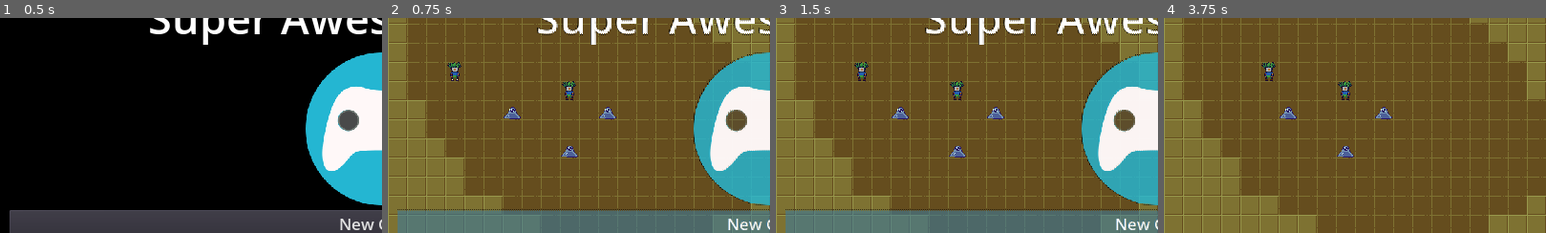
Above: before the commit, frames 1-4 (left to right).
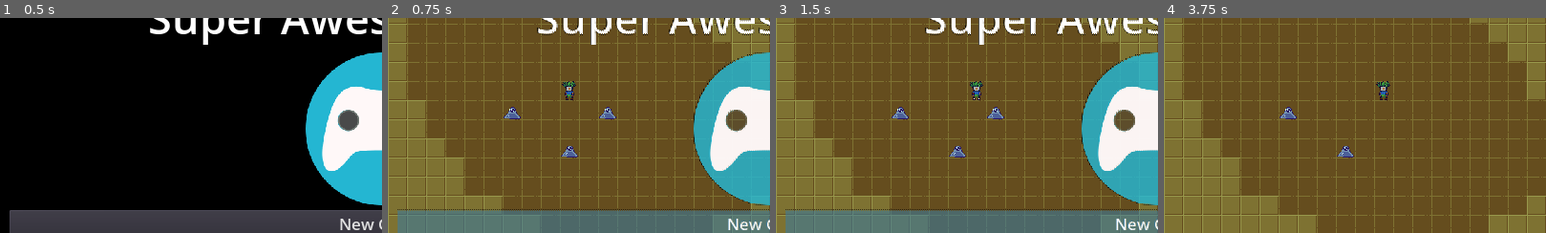
Above: after the commit, the same moments.

Repository: deengames-prototypes/github-game-off-2022
Game: Godot game, scene res://contexts/pregame/scenes/GameLoaderScene.tscn
Same seed, same stepped clock (60 frames per second), same inputs: the game is played once before the commit and once after it.
Inputs:
- Up to frame 1 (0.5 s): no input
- Up to frame 2 (0.75 s): click "New Game" at 0.5 s
- Up to frame 3 (1.5 s): tap Enter at 1.25 s; hold Right (ui_right) from 1.28 s (still down)
- Up to frame 4 (3.75 s): tap Space at 2, 3.5 s; release Right (ui_right) at 2.03 s; hold Down (ui_down) 2.03-2.78 s; tap Enter at 2.75 s; hold Right (ui_right) 2.78-3.53 s; hold Up (ui_up) from 3.53 s (still down)
The pictures show only the part of the screen within x 0-50%, y 21-71%; the shares and areas given below are measured in that part.

Frame 1 is identical in both runs. In frame 2, 0.2% of the frame differs, in the area x 15-20%, y 20-30%; in frame 3, 0.6%; in frame 4, 0.7%, in the area x 25-60%, y 20-48%.

Commit message:
Rewire control flow

Diff:
--- a/source/contexts/core/DungeonLevelScene.gd
+++ b/source/contexts/core/DungeonLevelScene.gd
@@ -1,34 +1,26 @@
 extends Node2D
 
-signal move_player(displacement)
+const PlayerController = preload("res://contexts/core/servers/PlayerController.gd")
 
 onready var _entities_tile_map = $Entities
 onready var _terrain_tile_map = $Terrain
 
+onready var _player_controller = PlayerController.new(_player, _terrain_tile_map)
+
 var _entities_by_name = {}
-var _player: Player = Player.new()
-
-var _player_controller = preload("res://contexts/core/servers/PlayerController.gd").new(_player)
-var _input_system = preload("res://contexts/core/servers/InputSystem.gd").new()
+var _player:Player = Player.new()
 
 func _ready():
-	_input_system.connect("try_move_player", self, "on_move_player")
-	connect("move_player", _player_controller, "on_move_player")
 	_player_controller.connect("player_moved", self, "on_player_moved")
-
-	add_child(_input_system)
 	add_child(_player_controller)
 
 	for tile_id in _entities_tile_map.tile_set.get_tiles_ids():
 		_entities_by_name[_entities_tile_map.tile_set.tile_get_name(tile_id)] = tile_id
 
-	_player.tile_position = Vector2(3, 7)
+	_player.tile_position = Vector2(9, 8)
 	_entities_tile_map.set_cellv(_player.tile_position, _entities_by_name["player"])
 
-func on_player_moved(old: Vector2, new: Vector2):
-	_entities_tile_map.set_cellv(old, -1)
-	_entities_tile_map.set_cellv(new, _entities_by_name["player"])
-
-func on_move_player(displacement: Vector2):
-	if TileUtils.is_walkable(_player.tile_position + displacement, _terrain_tile_map, [_player]):
-		emit_signal("move_player", displacement)
+func on_player_moved(old_tile_position: Vector2, new_tile_position: Vector2):
+	_player.tile_position = new_tile_position
+	_entities_tile_map.set_cellv(old_tile_position, TileMap.INVALID_CELL)
+	_entities_tile_map.set_cellv(new_tile_position, _entities_by_name["player"])
--- a/source/contexts/core/DungeonLevelScene.tscn
+++ b/source/contexts/core/DungeonLevelScene.tscn
@@ -17,4 +17,4 @@
 tile_set = ExtResource( 1 )
 cell_size = Vector2( 32, 32 )
 format = 1
-tile_data = PoolIntArray( 262177, 1, 0, 458778, 1, 0, 524297, 0, 0, 589830, 1, 0, 589835, 1, 0, 720905, 1, 0, 1245217, 1, 0 )
+tile_data = PoolIntArray( 262177, 1, 0, 458778, 1, 0, 589830, 1, 0, 589835, 1, 0, 720905, 1, 0, 1245217, 1, 0 )
--- a/source/contexts/core/TileUtils.gd
+++ b/source/contexts/core/TileUtils.gd
@@ -1,11 +1,16 @@
 class_name TileUtils
 
-static func is_walkable(tile_position: Vector2, _terrain_tile_map: TileMap, all_entities: Array) -> bool:
-	var tile_id = _terrain_tile_map.get_cellv(tile_position)
-	var tile_name = _terrain_tile_map.tile_set.tile_get_name(tile_id)
-	if tile_name == "wall":
+const _UNWALKABLE_TILE_NAMES = ["wall"]
+
+static func is_walkable(terrain_tile_map:TileMap, tile_position:Vector2, all_entities:Array) -> bool:
+	var tile_id = terrain_tile_map.get_cellv(tile_position)
+	var tile_name = terrain_tile_map.tile_set.tile_get_name(tile_id)
+
+	if tile_name in _UNWALKABLE_TILE_NAMES:
 		return false
+
 	for e in all_entities:
 		if e.tile_position == tile_position:
 			return false
+
 	return true
--- a/source/contexts/core/servers/PlayerController.gd
+++ b/source/contexts/core/servers/PlayerController.gd
@@ -1,13 +1,26 @@
 extends Node
 
-signal player_moved(old, new)
+const InputSystem = preload("res://contexts/core/servers/InputSystem.gd")
 
-var _player: Player
+signal player_moved(new_tile_position)
 
-func _init(player: Player):
+var _input_system = InputSystem.new()
+var _player:Player
+var _terrain_tile_map:TileMap
+
+func _init(player:Player, terrain_tile_map:TileMap):
 	_player = player
+	_terrain_tile_map = terrain_tile_map
+	_input_system.connect("try_move_player", self, "on_move_player")
 
-func on_move_player(displacement: Vector2):
-	var old = _player.tile_position
-	_player.tile_position += displacement
-	emit_signal("player_moved", old, _player.tile_position)
+func _ready():
+	add_child(_input_system)
+
+func on_move_player(displacement:Vector2):
+	if displacement.length() > 1:
+		push_error("Player moved %s tiles, too far" % displacement.length())
+	var old_tile_position = _player.tile_position
+	var new_tile_position = old_tile_position + displacement
+
+	if TileUtils.is_walkable(_terrain_tile_map, new_tile_position, [_player]):
+		emit_signal("player_moved", old_tile_position, new_tile_position)
--- a/source/project.godot
+++ b/source/project.godot
@@ -26,7 +26,7 @@
 
 [application]
 
-config/name="Turbo"
+config/name="Cliched Dungeon Crawler"
 run/main_scene="res://contexts/pregame/scenes/GameLoaderScene.tscn"
 config/icon="res://icon.png"
 
